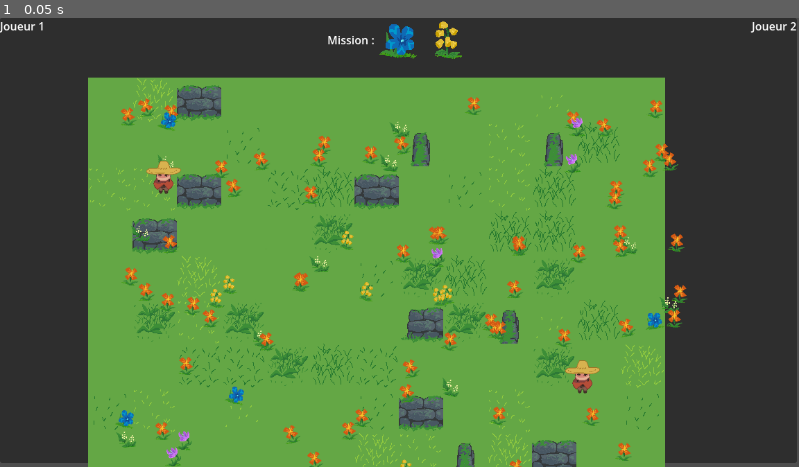
Above: before the commit, frame 1.
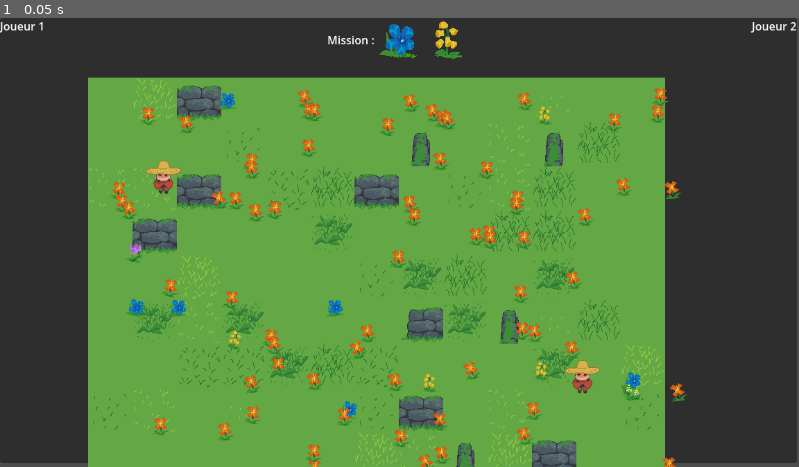
Above: after the commit, the same moment.

Repository: FablabMurat/2025GameJamCantal-1
Game: Godot game, scene res://root.tscn
Same seed, same stepped clock (60 frames per second), same inputs: the game is played once before the commit and once after it.
Inputs:
- Up to frame 1 (0.05 s): no input

The runs differ from the first frame. In frame 1, 6.2% of the frame differs, in the area x 13-86%, y 15-100%.

Commit message:
Refactoring création des plantes Calcul auto du nombre de plantes à dispatcher

Diff:
--- a/niveau.gd
+++ b/niveau.gd
@@ -3,7 +3,7 @@
 var perso1
 var perso2
 
-var mission = [0,2,0,0]
+var mission : Array
 
 signal collect(perso,flowertype)
 
@@ -11,7 +11,8 @@
 func _ready() -> void:
 	semegazon()
 
-	newplants(100)
+	var inlinesum = func sum(accum, num): return accum+num*20
+	newplants(50+mission.reduce(inlinesum),mission.map(func xx(elt): return elt*2))
 
 	var persotscn = preload("res://perso.tscn")
 	perso1 = persotscn.instantiate()
@@ -30,56 +31,71 @@
 			cells.append(Vector2i(x,y))
 	$TileMap/TileMapLayer.set_cells_terrain_connect(cells,0,0,false)
 
-func newplants(n):
-	var plantetscn = preload("res://plante.tscn")
+var plantetscn = preload("res://plante.tscn")
+
+func newplants(n, tabspawn : Array):
 	var tilemap = $TileMap/TileMapLayer
 	var map_rect = tilemap.get_used_rect()
-	var cell_size = Vector2(tilemap.tile_set.tile_size)
-	var padding = 8
+
+	for i in range(tabspawn.size()):
+		if tabspawn[i] >= 0 :
+			var newplant = plantetscn.instantiate()
+			addplant(i+1,newplant,map_rect,tabspawn[i])
 
 	for i in range(n):
 		var newplant = plantetscn.instantiate()
 
-		var random_cell = Vector2i(
+		var rand = randf()
+		if rand < 0.1:
+			addplant(2,newplant,map_rect,1)
+		elif rand < 0.2:
+			addplant(3,newplant,map_rect,1)
+		else:
+			addplant(1,newplant,map_rect,1)
+
+
+func addplant(idxplant,newplant,map_rect,nb):
+	var padding = 8
+	var tilemap = $TileMap/TileMapLayer
+	var cell_size = Vector2(tilemap.tile_set.tile_size)
+
+	var random_cell = Vector2i(
 			randi_range(map_rect.position.x, map_rect.end.x - 1),
 			randi_range(map_rect.position.y, map_rect.end.y - 1)
 		)
 
-		var base_pos = tilemap.map_to_local(random_cell)
-		newplant.position = base_pos + Vector2(
-			randf_range(padding, cell_size.x - padding),
-			randf_range(padding, cell_size.y - padding)
-		)
+	var base_pos = tilemap.map_to_local(random_cell)
+	newplant.position = base_pos + Vector2(
+		randf_range(padding, cell_size.x - padding),
+		randf_range(padding, cell_size.y - padding)
+	)
 
-		newplant.rotation = randf_range(-0.26, 0.26)
-		newplant.scale *= randf_range(0.9, 1.1)
+	newplant.rotation = randf_range(-0.26, 0.26)
+	newplant.scale *= randf_range(0.9, 1.1)
 
-		var rand = randf()
-		if rand < 0.1:
-			newplant.choosetype(2)
+	newplant.choosetype(idxplant)
+	match idxplant:
+		1:
+			newplant.nocontact()
+		2:
 			newplant.isspecial()
 			newplant.attrape.connect(fleurattrape)
-		elif rand < 0.2:
-			newplant.choosetype(3)
+		3:
 			newplant.isspecial()
 			newplant.attrape.connect(fleurattrape)
 			newplant.canStun = true
-		elif rand < 0.3:
-			newplant.choosetype(4)
+		4:
 			newplant.isspecial()
 			newplant.attrape.connect(fleurattrape)
 			newplant.canSpeedBoost = true
-		elif rand < 0.4:
-			newplant.choosetype(5)
+		5:
 			newplant.isspecial()
 			newplant.attrape.connect(fleurattrape)
 			newplant.swapPosition.connect(swap_player_positions)
 			newplant.canSwapPosition = true
-		else:
-			newplant.choosetype(1)
+		_:
 			newplant.nocontact()
-
-		add_child(newplant)
+	add_child(newplant)
 
 func setmission(listflowers : Array):
 	mission = listflowers
@@ -92,7 +108,6 @@
 
 func fleurattrape(perso, fleur):
 	print ("Fleur ",fleur.flowertype," attrapé par ",perso.nperso)
-
 
 	var ctrlImage = TextureRect.new()
 	ctrlImage.texture = load("res://Ressources/Images/flower_%02d.png" % fleur.flowertype)
Not shown: 1 places in Ressources/Images/tileset_wip.tres that only renumber resources
Not shown: 1 places in niveau.tscn that only renumber resources
